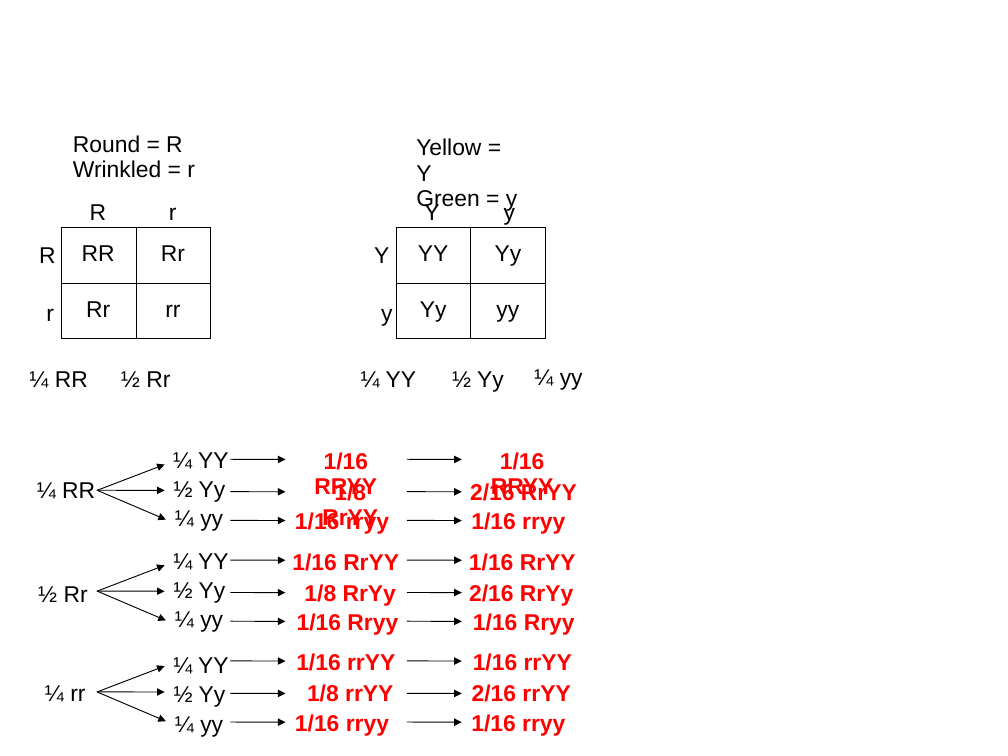
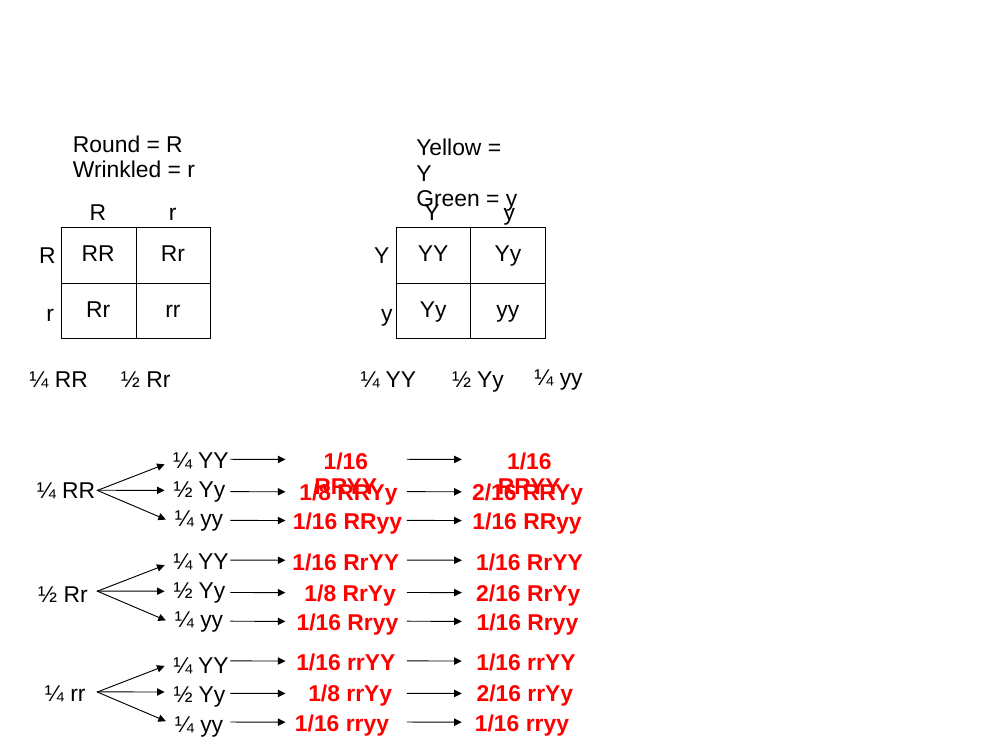
Before and after one commit to jeremyseto/bio-oer, a slide deck: slide 1 of figures/genetics/forked-line.ppt. Drawn at 1008x756 pixels with LibreOffice and Linux fonts; fonts in the diff are those of the drawing. Boxes give left, top, right and bottom in pixels: in the first picture for what was removed or moved away, otherwise in the second. Text is boxed around its words. In the diff, an @@ line names an element or a change of style, - is before the commit and + after.

```diff
--- a/figures/genetics/forked-line.ppt
+++ b/figures/genetics/forked-line.ppt
@@ text "1/16 RRYY": place and size @@
-text "1/16 RRYY" at box(491, 452, 554, 500)
+text "1/16 RRYY" at box(498, 452, 561, 500)
@@ text at box(299, 482, 397, 505): text changed @@
-1/8 RrYY
+1/8 RRYy
@@ text at box(472, 482, 583, 505): text changed @@
-2/16 RrYY
+2/16 RRYy
@@ text at box(293, 512, 402, 534): text changed @@
-1/16 rryy
+1/16 RRyy
@@ text at box(472, 512, 581, 534): text changed @@
-1/16 rryy
+1/16 RRyy
@@ text "1/16 RrYY": place and size @@
-text "1/16 RrYY" at box(469, 553, 576, 571)
+text "1/16 RrYY" at box(476, 553, 583, 571)
@@ 3 texts: place and size @@
-3 texts at box(469, 584, 575, 736)
+3 texts at box(475, 584, 580, 736)
@@ text at box(308, 684, 392, 706): text changed @@
-1/8 rrYY
+1/8 rrYy
@@ text at box(477, 684, 573, 706): text changed @@
-2/16 rrYY
+2/16 rrYy
```
Also in this commit, not shown: 2 other files.
